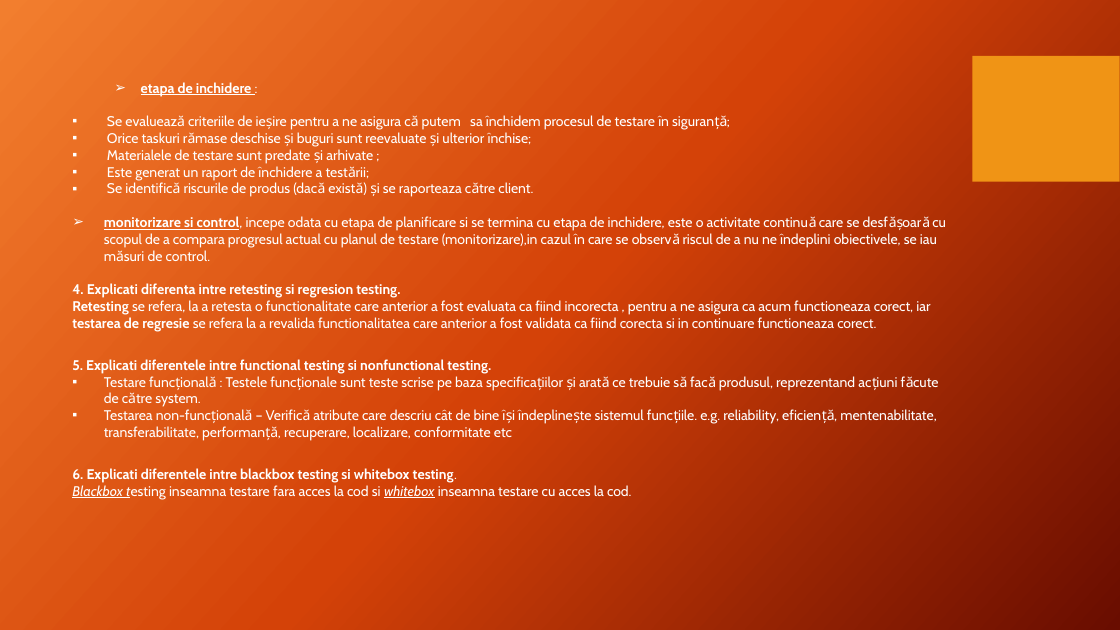
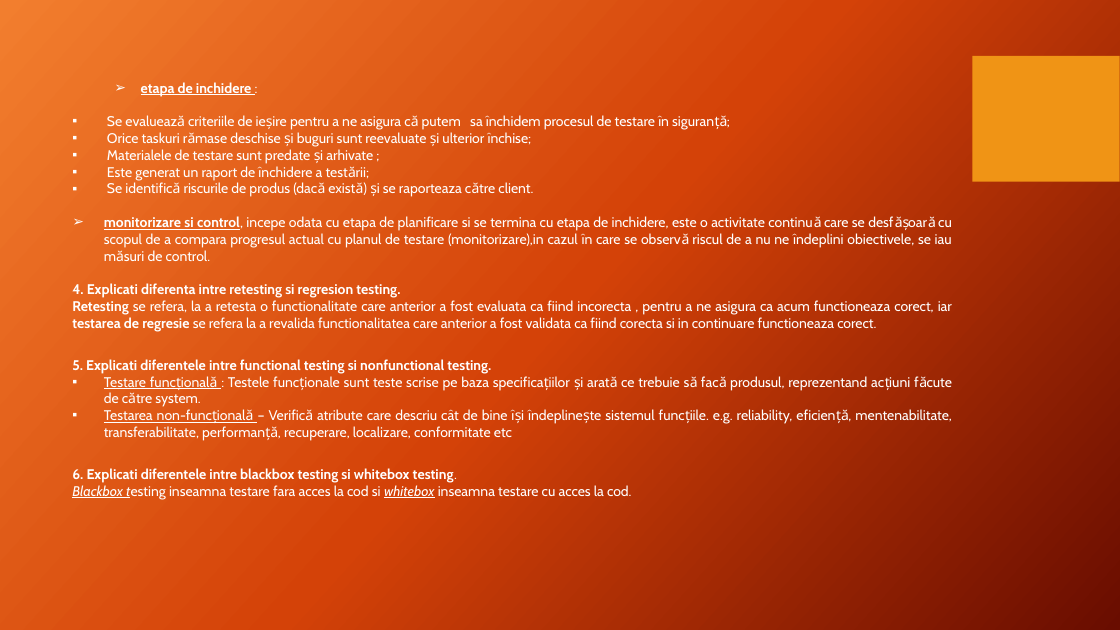
Before and after one commit to Nicoleta-24/proiect_testare, a slide deck: slide 5 of Proiect final.pptx. Drawn at 1120x630 pixels with LibreOffice and Linux fonts; fonts in the diff are those of the drawing; background and template pictures are left out. Boxes give left, top, right and bottom in pixels: in the first picture for what was removed or moved away, otherwise in the second. Text is boxed around its words. In the diff, an @@ line names an element or a change of style, - is before the commit and + after.

```diff
--- a/Proiect final.pptx
+++ b/Proiect final.pptx
@@ text "etapa de inchidere :" at (72,82,952,500): underline on in "Testare funcțională", "Testarea non-funcțională"; alignment left to justified @@
```
Also in this commit, not shown: 10 other slides changed, 1 slide added, 1 slide removed, 1 other file.
